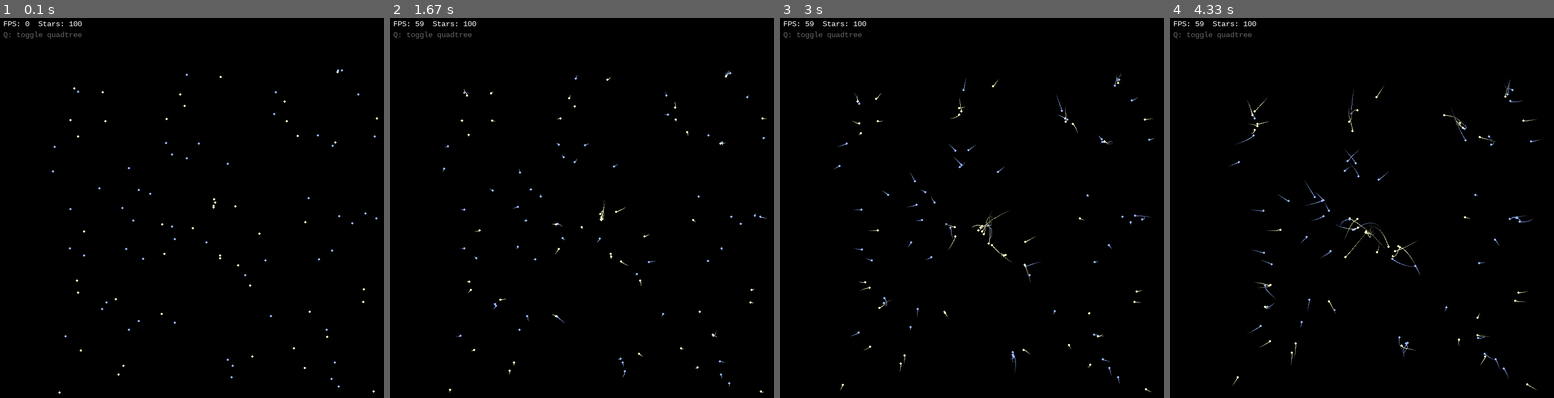
Above: before the commit, frames 1-4 (left to right).
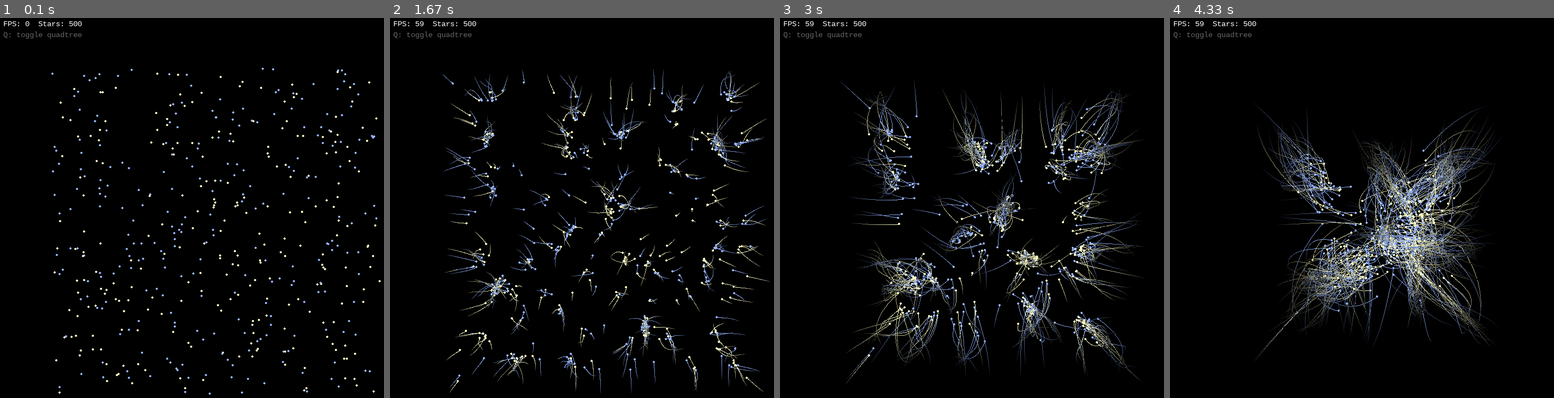
Above: after the commit, the same moments.

Repository: mirlan0705/n-body-star-cluster
Game: pygame game, started from main.py
Two runs of this game, one before a commit and one after it. Both use one fixed random seed, a clock stepped at 60 frames per second and the inputs below.
Inputs (mouse positions are in pixels of both pictures, inside the frame that each line leads up to):
- Up to frame 1 (0.1 s): no input
- Up to frame 2 (1.67 s): move the mouse to (589, 253) at 0.37 s; move the mouse to (455, 394) at 0.87 s; move the mouse to (605, 287) at 1.37 s
- Up to frame 3 (3 s): move the mouse to (1056, 135) at 1.87 s; move the mouse to (849, 329) at 2.43 s; move the mouse to (1029, 257) at 2.93 s
- Up to frame 4 (4.33 s): move the mouse to (1411, 352) at 3.43 s; move the mouse to (1300, 299) at 3.93 s

The runs differ from the first frame. In frame 1, 1.0% of the frame differs, in the area x 13-100%, y 0-100%; in frame 2, 4.4%; in frame 3, 7.5%; in frame 4, 9.5%, in the area x 15-97%, y 0-98%.

Commit message:
recording added

Diff:
--- a/main.py
+++ b/main.py
@@ -1,6 +1,7 @@
 import pygame
 import random
 import math
+from PIL import Image
 
 pygame.init()
 
@@ -93,19 +94,17 @@
                 if child is not None:
                     child.draw(surface, cam_x, cam_y, zoom, width, height)
 
-
-
-
 zoom = 1.0
 cam_x = 400
 cam_y = 400
 panning = False
 pan_start = (0,0)
 cam_start = (0,0)
-
+frames = []
 stars = []
-
-for i in range(100):
+recording = False
+
+for i in range(500):
     x = random.uniform(100, 700)
     y = random.uniform(100, 700)
     vx = random.uniform(-0.05, 0.05)
@@ -149,6 +148,11 @@
         if event.type == pygame.KEYDOWN:
             if event.key == pygame.K_q:
                 show_tree = not show_tree
+            if event.key == pygame.K_r:
+                recording = not recording
+            if event.key == pygame.K_s:
+                frames[0].save("simulation.gif", save_all=True, append_images=frames[1:], duration = 33, loop = 0)
+
 
     screen.fill((0,0,0))
 
@@ -197,7 +201,11 @@
 
     screen.blit(font.render(f"FPS: {int(clock.get_fps())}  Stars: {len(stars)}", True, (255,255,255)), (10, 10))
     screen.blit(font.render("Q: toggle quadtree", True, (100, 100, 100)), (10, 30))
-
+    if recording:
+        frame = pygame.surfarray.array3d(screen)
+        frame = frame.transpose([1, 0, 2])
+        frames.append(Image.fromarray(frame))
     pygame.display.flip()
     clock.tick(60)
+
 pygame.quit()
Not shown, added: simulation.gif
